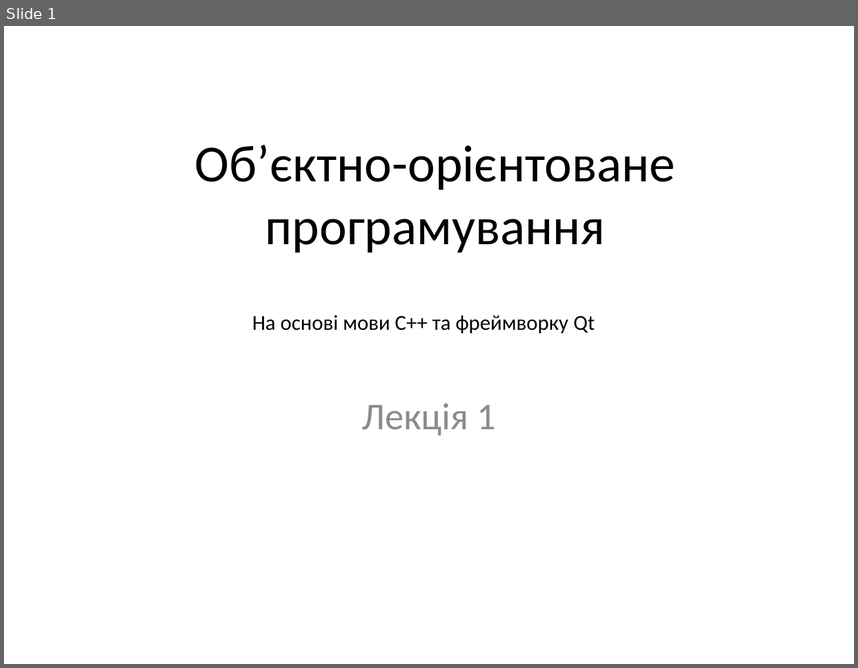
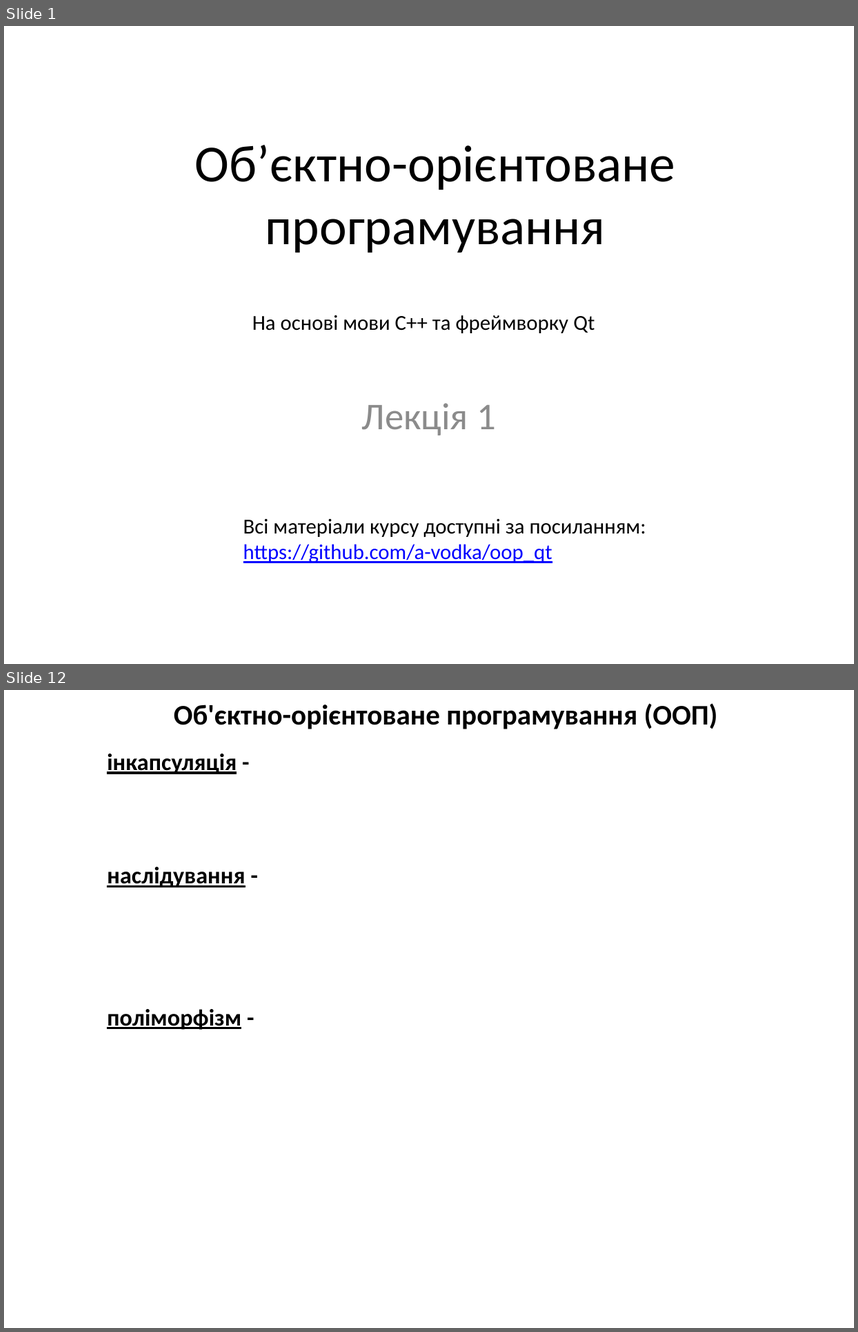
Before and after one commit to a-vodka/oop_qt, a slide deck: lecture-01.pptx. Shown one above the other, each under a label of ours: slide 1 before the commit, slides 1 and 12 after it; the slides between them are not shown. The pictures are 858x668 and 858x1332 pixels, drawn with LibreOffice and Linux fonts; fonts in the diff are those of the drawing; background and template pictures are left out. Boxes give left, top, right and bottom in pixels: in the first picture for what was removed or moved away, otherwise in the second. Text is boxed around its words. In the diff, an @@ line names an element or a change of style, - is before the commit and + after.

```diff
--- a/lecture-01.pptx
+++ b/lecture-01.pptx
@@ slide 12 added at [4,690,854,1328], background picture (left out) @@
@@ text added at [174,703,718,729], 24 pt, text #000000, bold @@
+Об'єктно-орієнтоване програмування (ООП)
@@ text added at [107,753,245,1029], 20 pt, text #000000, bold, underline @@
+інкапсуляція -
+наслідування -
+поліморфізм -
@@ slide 1 changed as well @@
@@ text added at [243,519,646,563], 18 pt, text #000000 @@
+Всі матеріали курсу доступні за посиланням:
+https://github.com/a-vodka/oop_qt
```
Also in this commit, not shown: 37 other slides added, 3 other files.
